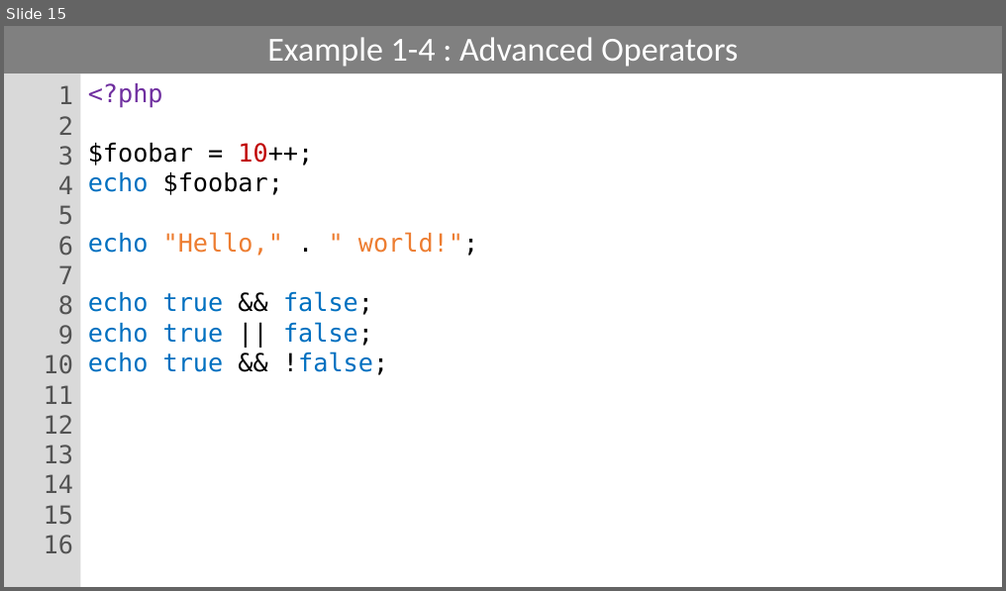
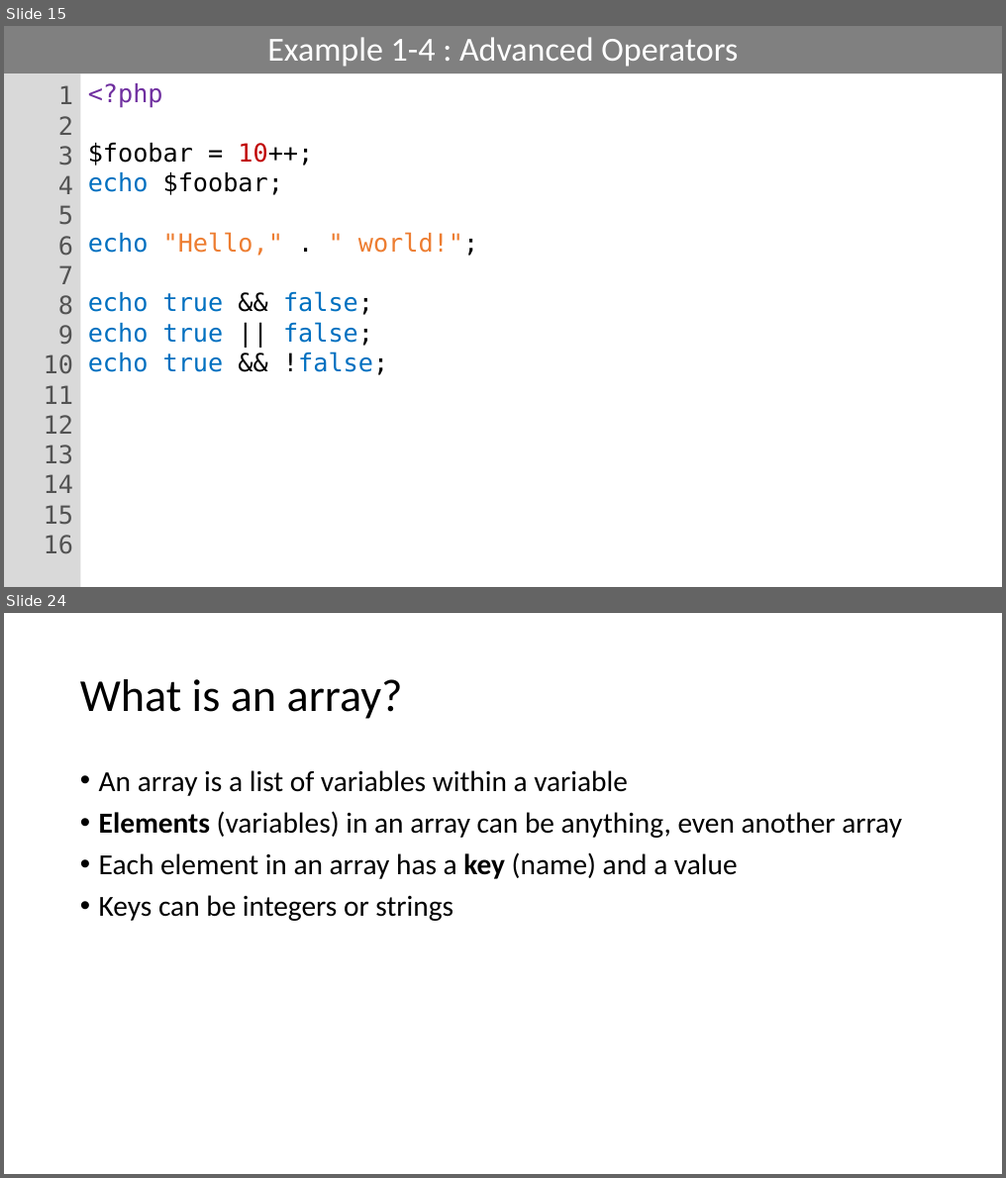
Before and after one commit to PHPEmbark/curriculum, a slide deck: course/1 - Basic Programming/Basic Programming.pptx. Shown one above the other, each under a label of ours: slide 15 before the commit, slides 15 and 24 after it; the slides between them are not shown. The pictures are 1006x591 and 1006x1178 pixels, drawn with LibreOffice and Linux fonts; fonts in the diff are those of the drawing. Boxes give left, top, right and bottom in pixels: in the first picture for what was removed or moved away, otherwise in the second. Text is boxed around its words. In the diff, an @@ line names an element or a change of style, - is before the commit and + after.

```diff
--- a/course/1 - Basic Programming/Basic Programming.pptx
+++ b/course/1 - Basic Programming/Basic Programming.pptx
@@ slide 24 added at [4,613,1002,1174], background #FFFFFF @@
@@ title added at [80,679,403,719], 44 pt, text #000000 @@
+What is an array?
@@ text added at [99,770,902,921], 28 pt, text #000000 @@
+• An array is a list of variables within a variable
+• Elements (variables) in an array can be anything, even another array
+• Each element in an array has a key (name) and a value
+• Keys can be integers or strings
```
Also in this commit, not shown: 7 slides changed, 14 other slides added.
